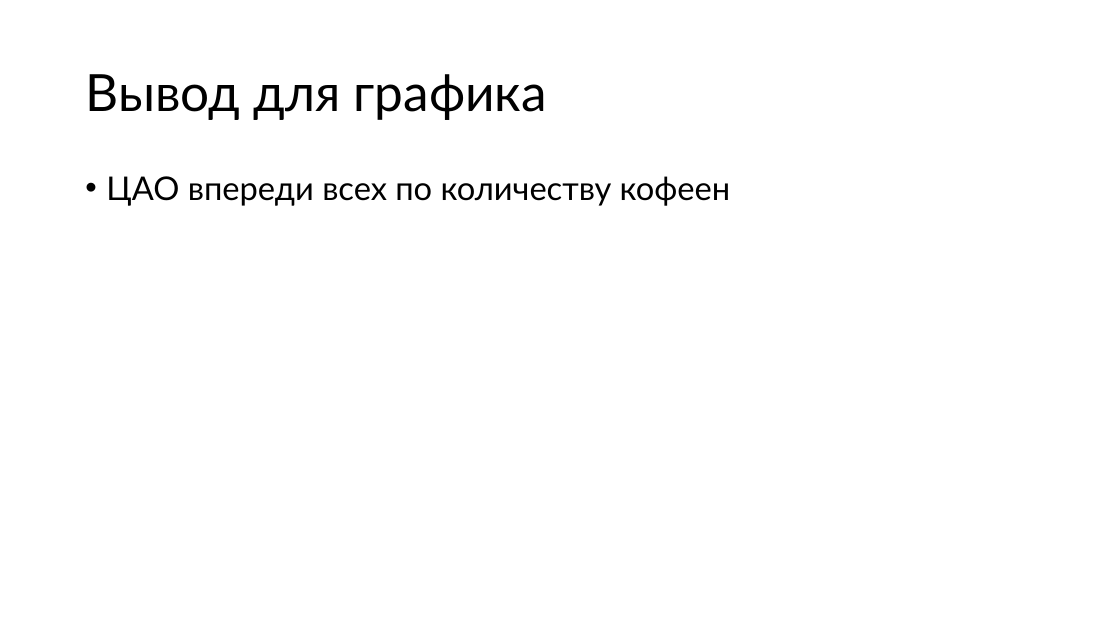
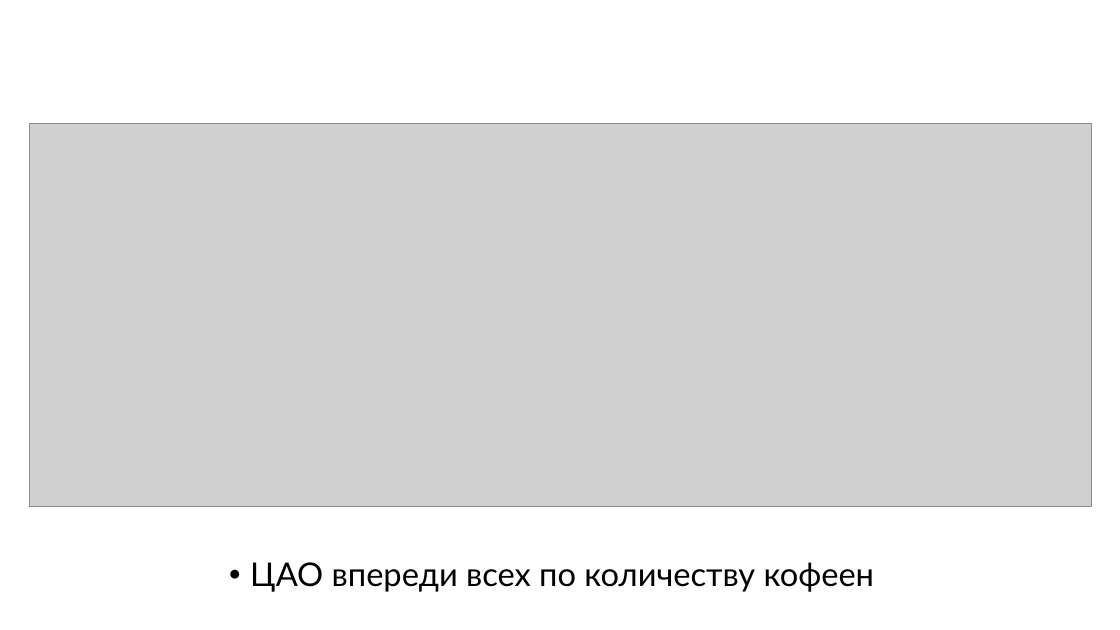
Before and after one commit to PHILIPP111007/masters_degree_Roshchin_M25-555, a slide deck: slide 18 of BI/moscow_places/moscow_places_hw.pptx (slide 21 before the commit). Drawn at 1120x630 pixels with LibreOffice and Linux fonts; fonts in the diff are those of the drawing; grey boxes stand for pictures. Boxes give left, top, right and bottom in pixels: in the first picture for what was removed or moved away, otherwise in the second. Text is boxed around its words. In the diff, an @@ line names an element or a change of style, - is before the commit and + after.

```diff
--- a/BI/moscow_places/moscow_places_hw.pptx
+++ b/BI/moscow_places/moscow_places_hw.pptx
@@ title removed at bbox=[85, 74, 547, 120] @@
-Вывод для графика
@@ picture added at bbox=[29, 124, 1091, 507] @@
@@ text "ЦАО впереди всех по количеству ...": place and size @@
-text "ЦАО впереди всех по количеству ..." at bbox=[106, 176, 731, 206]
+text "ЦАО впереди всех по количеству ..." at bbox=[250, 562, 875, 592]
```
Also in this commit, not shown: 3 other slides changed, 4 slides removed, 2 other files.
